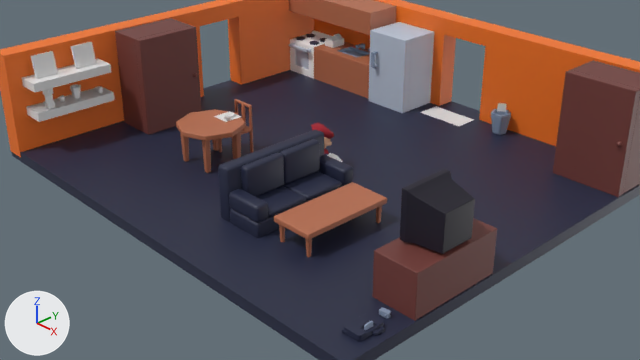
One commit to the Blender file assets_raw/source_files/n64-mr-mister-vs-winter.blend: the scene before it, then after it.
Both versions are drawn from the file's camera 'Camera'. The axes (+X, +Y, +Z) are drawn at lower left. The lights are the same throughout.

In view in the first picture: 'BigFuniture.001', 'BigFuniture.Door', 'BigFuniture.Door.001', 'Couch', 'Floor', 'Fridge.Door', 'LivingFloor.Table', 'Sink', 'TV', 'TVFurniture', 'Tablet', 'Walll.004'.
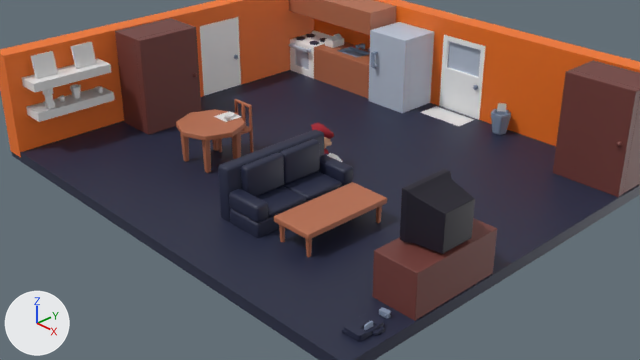
Location of each change, (x1, y1, x2, y2) in pixels of the pictures (640 x 360 px):
'Door.Exterior.001', added
    after: (439, 35, 486, 120)
'Door.Interior', added
    after: (200, 17, 241, 96)

Diff of the bpy script that builds the scene:
```diff
--- a/assets_raw/source_files/n64-mr-mister-vs-winter.blend.py
+++ b/assets_raw/source_files/n64-mr-mister-vs-winter.blend.py
@@ img_door_exterior_001_base_color @@
+img_door_exterior_001_base_color = load_image('Door.Exterior.001 Base Color', '_unpacked/Door.Exterior.001_Base_Color', 128, 128, 'sRGB')
@@ img_door_interior_base_color @@
+img_door_interior_base_color = load_image('Door.Interior Base Color', '_unpacked/Door.Interior_Base_Color', 128, 128, 'sRGB')
@@ mat_material_022 @@
+mat_material_022 = principled_material('Material.022')
+mat_material_022.texture = img_door_exterior_001_base_color
@@ mat_material_023 @@
+mat_material_023 = principled_material('Material.023')
+mat_material_023.texture = img_door_interior_base_color
@@ me_cube_056 @@
+me_cube_056.from_pydata(...)  # 56 vertices, 55 faces; spans x -0.133..0.053, y -0.369..0.369, z -0.547..0.547
+me_cube_056.polygons.foreach_set('use_smooth', [True] * 55)
+me_cube_056.materials.append(mat_material_022)  # picture img_door_exterior_001_base_color
@@ me_cube_030 @@
+me_cube_030.from_pydata(...)  # 40 vertices, 42 faces; spans x -0.134..0.049, y -0.59..0.149, z -0.494..0.601
+me_cube_030.materials.append(mat_material_023)  # picture img_door_interior_base_color
@@ ob_door_exterior_001 @@
+ob_door_exterior_001 = bpy.data.objects.new('Door.Exterior.001', me_cube_056)
+ob_door_exterior_001.location = (0.0, 2.79, 0.62)
+ob_door_exterior_001.rotation_euler = (0.0, 0.0, -1.571)  # degrees (0, 0, -90)
@@ ob_door_interior @@
+ob_door_interior = bpy.data.objects.new('Door.Interior', me_cube_030)
+ob_door_interior.location = (-3.09, 1.08, 0.57)
```
